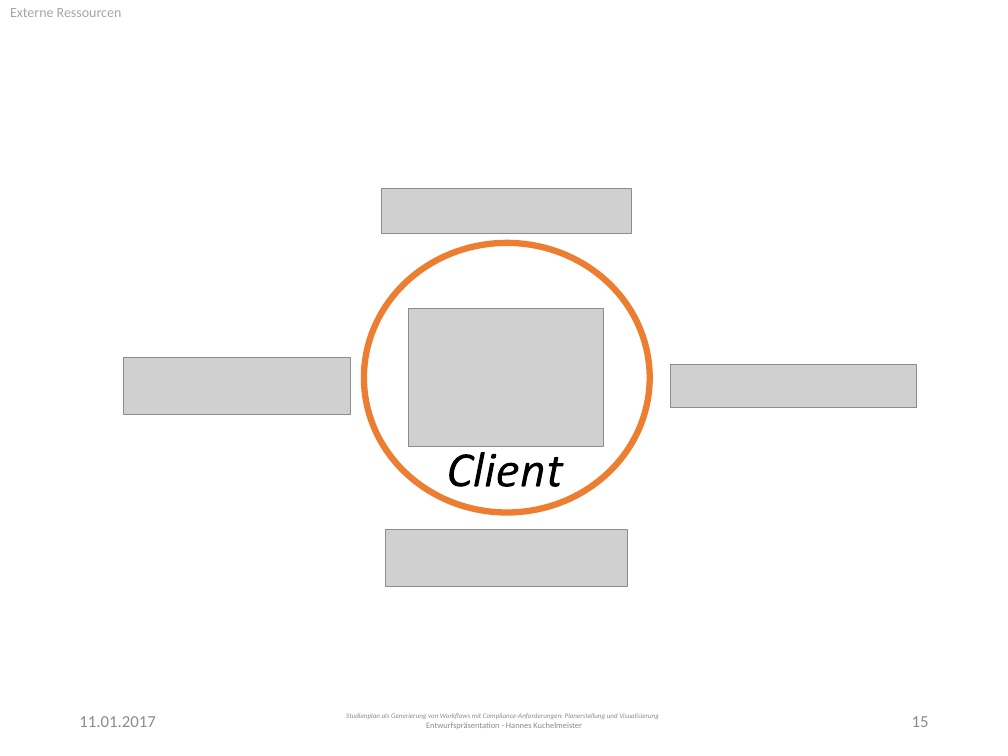
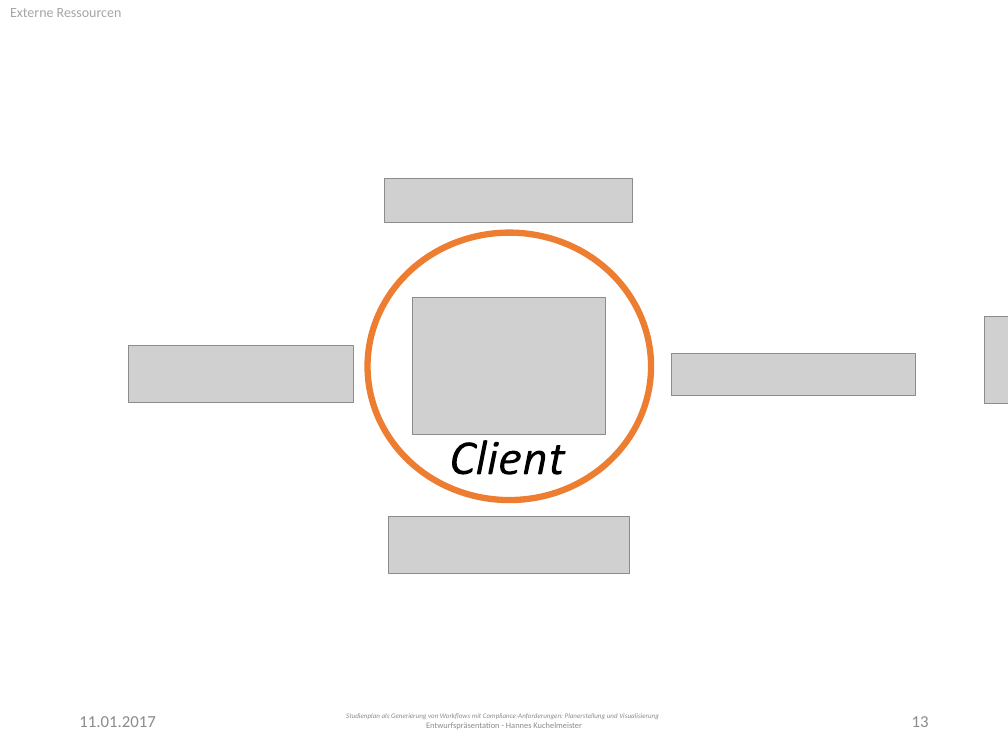
Before and after one commit to PSE-WS1617-IPD-Workflow/PSE_WS1617_IPD_Boehm_Studienplan, a slide deck: slide 13 of Entwurf/Presentation.pptx (slide 15 before the commit). Drawn at 1008x756 pixels with LibreOffice and Linux fonts; fonts in the diff are those of the drawing; grey boxes stand for pictures; background and template pictures are left out. Boxes give left, top, right and bottom in pixels: in the first picture for what was removed or moved away, otherwise in the second. Text is boxed around its words. In the diff, an @@ line names an element or a change of style, - is before the commit and + after.

```diff
--- a/Entwurf/Presentation.pptx
+++ b/Entwurf/Presentation.pptx
@@ 4 pictures, 3 freeform shapes, 1 ellipse: place and size @@
-4 pictures, 3 freeform shapes, 1 ellipse at <box>123,188,650,587</box>
+4 pictures, 3 freeform shapes, 1 ellipse at <box>129,178,651,575</box>
@@ picture added at <box>985,317,1008,403</box> @@
@@ freeform shape: place and size @@
-freeform shape at <box>474,453,485,487</box>
+freeform shape at <box>477,440,487,475</box>
@@ 3 freeform shapes, 1 picture: place and size @@
-3 freeform shapes, 1 picture at <box>486,364,917,487</box>
+3 freeform shapes, 1 picture at <box>488,353,916,475</box>
@@ page number at <box>912,716,929,727</box>: text changed @@
-15
+13
```
Also in this commit, not shown: 10 other slides changed.
